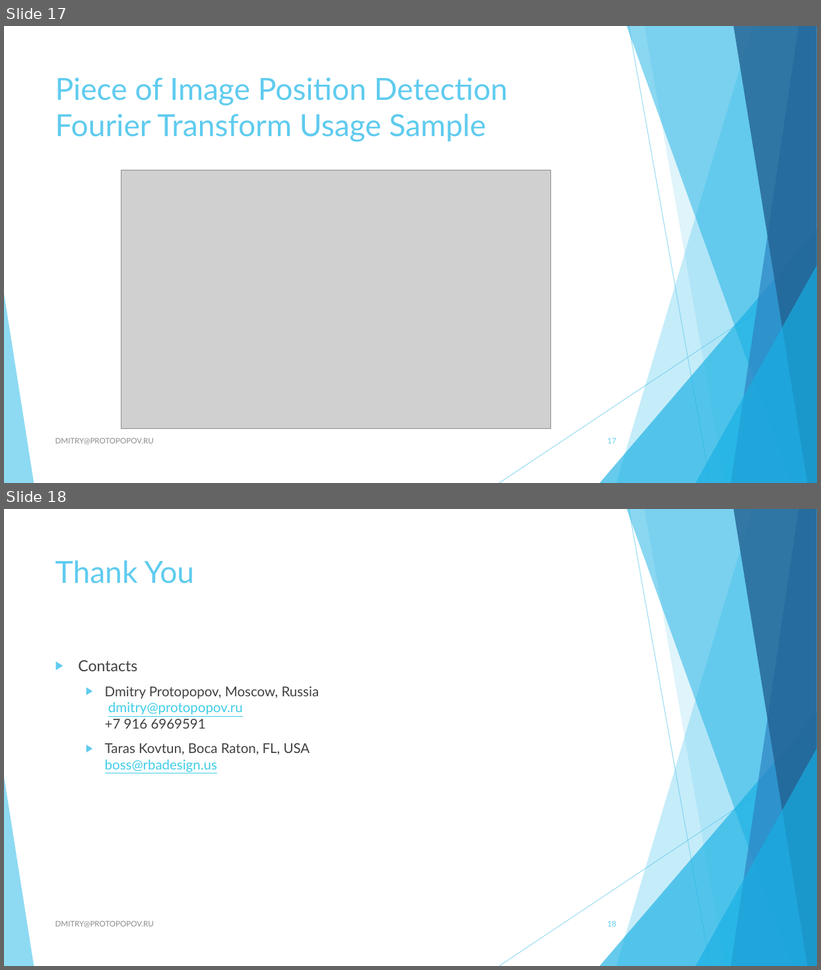
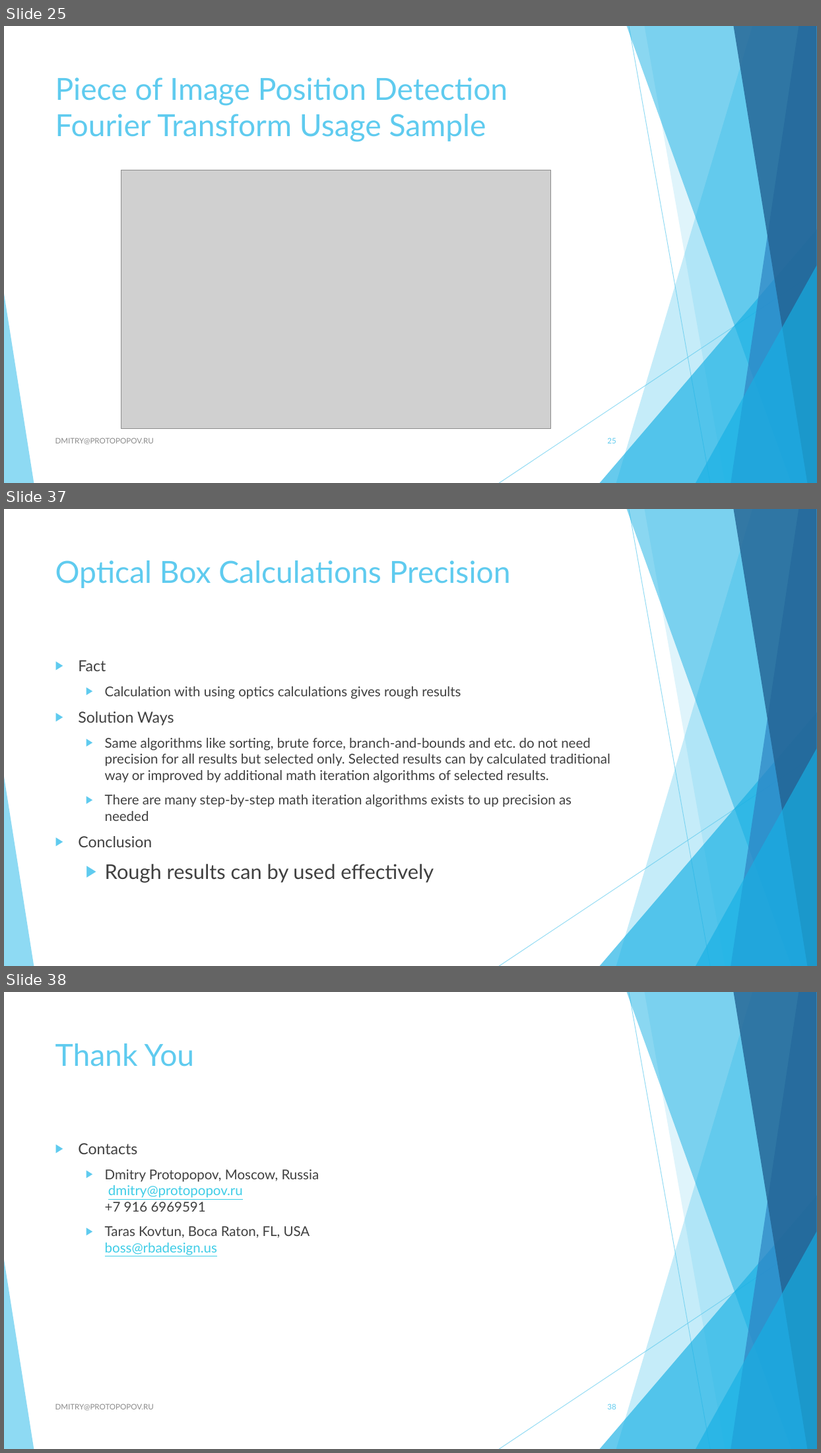
Before and after one commit to dprotopopov/lensProject, a slide deck: Presentations/Optical Box for Optical Computing.pptx. Shown one above the other, each under a label of ours: slides 17 and 18 before the commit, slides 25, 37 and 38 after it; the slides between them are not shown. The pictures are 821x970 and 821x1453 pixels, drawn with LibreOffice and Linux fonts; fonts in the diff are those of the drawing; grey boxes stand for pictures. Boxes give left, top, right and bottom in pixels: in the first picture for what was removed or moved away, otherwise in the second. Text is boxed around its words. In the diff, an @@ line names an element or a change of style, - is before the commit and + after.

```diff
--- a/Presentations/Optical Box for Optical Computing.pptx
+++ b/Presentations/Optical Box for Optical Computing.pptx
@@ slide 37 added at (4,509,817,966), background #FFFFFF; not listed: 10 template elements that a slide beside it also shows @@
@@ title added at (55,560,511,588), 36 pt, text #5FCBEF @@
+Optical Box Calculations Precision
@@ text added at (78,660,611,883), 16 pt, text #404040 @@
+▶ Fact
+  ▶ Calculation with using optics calculations gives rough results
+▶ Solution Ways
+  ▶ Same algorithms like sorting, brute force, branch-and-bounds and etc. do not need precision for all results but selected only. Selected results can by calculated traditional way or improved by additional math iteration algorithms of selected results.
+  ▶ There are many step-by-step math iteration algorithms exists to up precision as needed
+▶ Conclusion
+  ▶ Rough results can by used effectively
@@ what was slide 17 is now slide 25 @@
@@ page number at (607,438,616,444): text changed @@
-17
+25
@@ what was slide 18 is now slide 38 @@
@@ page number at (607,1404,616,1410): text changed @@
-18
+38
```
Also in this commit, not shown: 1 slide changed, 19 other slides added, 51 other files.
